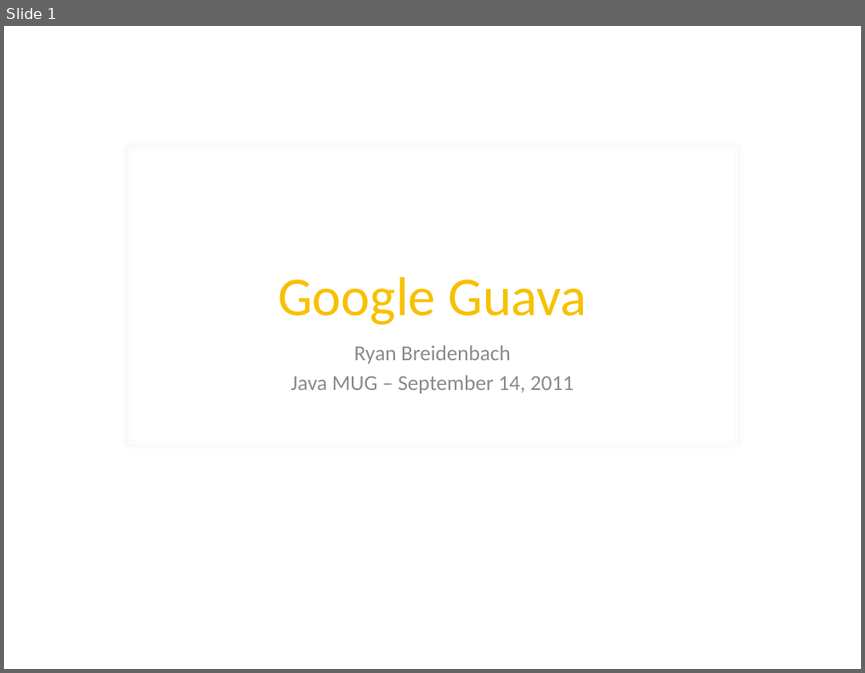
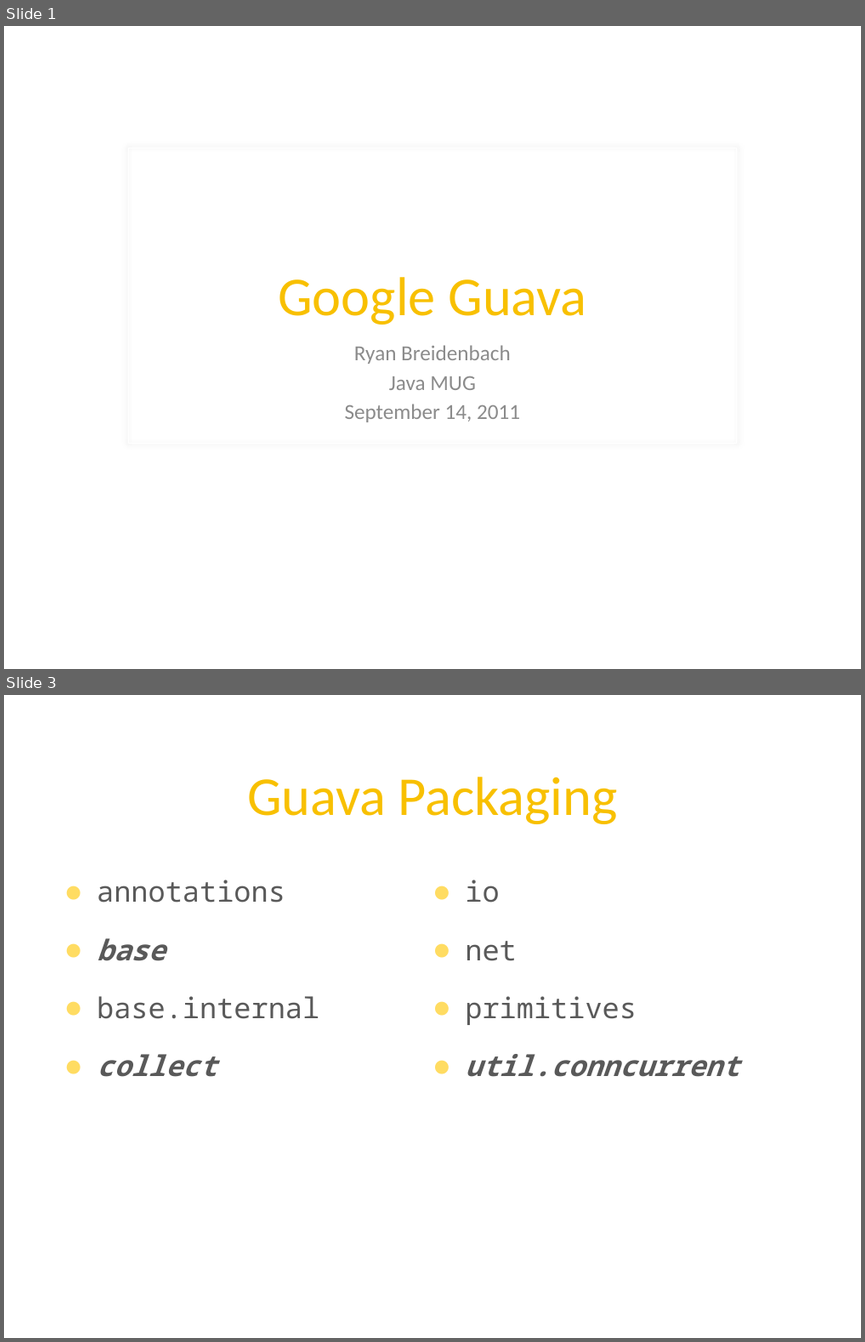
Before and after one commit to twoqubed/JavaMUG-Guava, a slide deck: JavaMUG - Guava.pptx. Shown one above the other, each under a label of ours: slide 1 before the commit, slides 1 and 3 after it; the slides between them are not shown. The pictures are 865x673 and 865x1342 pixels, drawn with LibreOffice and Linux fonts; fonts in the diff are those of the drawing; background and template pictures are left out. Boxes give left, top, right and bottom in pixels: in the first picture for what was removed or moved away, otherwise in the second. Text is boxed around its words. In the diff, an @@ line names an element or a change of style, - is before the commit and + after.

```diff
--- a/JavaMUG - Guava.pptx
+++ b/JavaMUG - Guava.pptx
@@ slide 3 added at (4,695,861,1338), background picture (left out) @@
@@ title added at (247,777,618,824), 46 pt, text #F8C000 @@
+Guava Packaging
@@ text added at (97,879,739,1077), 24 pt, text #595959 @@
+● annotations
+● base
+● base.internal
+● collect
+● io
+● net
+● primitives
+● util.conncurrent
@@ slide 1 changed as well @@
@@ subtitle at (345,376,520,422): text changed @@
-Java MUG – September 14, 2011
+Java MUG
+September 14, 2011
```
Also in this commit, not shown: 1 other slide added, 2 other files.
